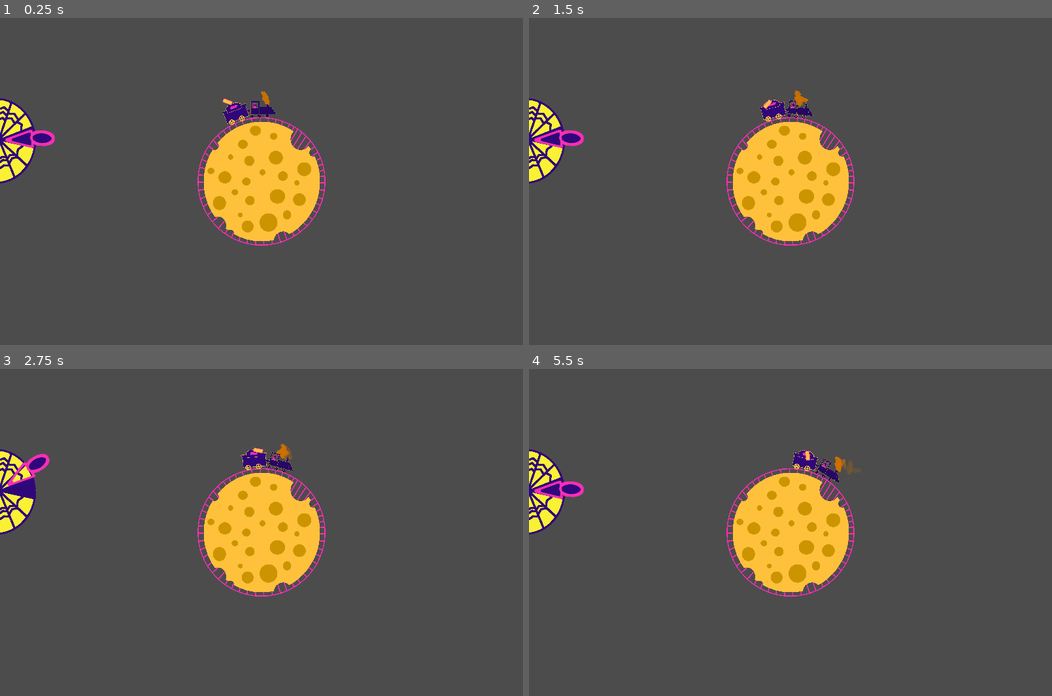
Above: before the commit, frames 1-4 (two rows, left to right).
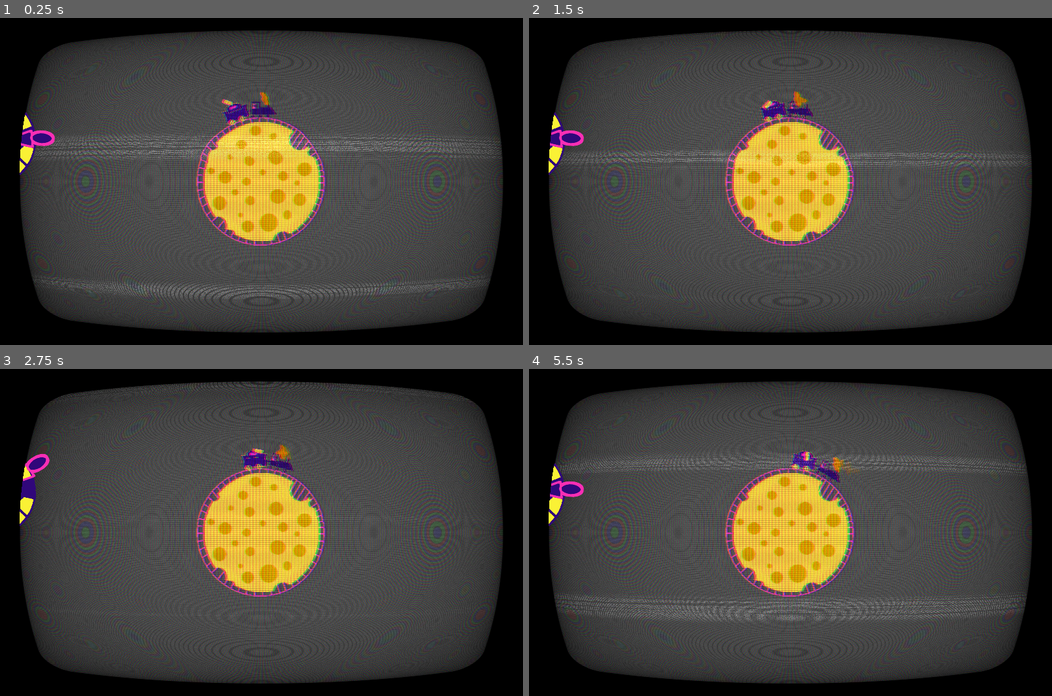
Above: after the commit, the same moments.

Repository: emmdie/MoonGame
Game: Godot game, scene res://scene/Levels/Level.tscn
Two runs of this game, one before a commit and one after it. Both use one fixed random seed, a clock stepped at 60 frames per second and the inputs below. The engine's default icon, where the game draws it, is replaced by a stand-in: a white triangle on a blue panel in a dark square.
Inputs (mouse positions are in pixels of both pictures, inside the frame that each line leads up to):
- Up to frame 1 (0.25 s): no input
- Up to frame 2 (1.5 s): move the mouse to (905, 165) at 0.52 s; hold W (speed_up) 0.53-1.28 s; click (905, 165) at 0.6 s; move the mouse to (685, 197) at 1.27 s; hold Down (speed_down) from 1.28 s (still down); click (685, 197) at 1.35 s
- Up to frame 3 (2.75 s): move the mouse to (313, 460) at 2.02 s; release Down (speed_down) at 2.03 s; hold W (speed_up) from 2.03 s (still down); click (313, 460) at 2.1 s
- Up to frame 4 (5.5 s): move the mouse to (764, 597) at 2.77 s; click (764, 597) at 2.85 s; move the mouse to (947, 581) at 3.52 s; release W (speed_up) at 3.53 s; hold Down (speed_down) from 3.53 s (still down); click (947, 581) at 3.6 s; move the mouse to (633, 483) at 4.27 s; click (633, 483) at 4.35 s; move the mouse to (816, 532) at 5.02 s; click (816, 532) at 5.1 s

The runs differ from the first frame. In frame 1, 52% of the frame differs, in the area x 0-100%, y 0-100%; in frame 2, 50%; in frame 3, 49%; in frame 4, 53%.

Commit message:
added crt shader

Diff:
--- a/scene/Levels/Level.gd
+++ b/scene/Levels/Level.gd
@@ -1,7 +1,6 @@
 extends Node
 
-var moon_health
-var train_health
+var health
 var score
 
 export(PackedScene) var mouse_scene
@@ -16,8 +15,7 @@
 
 #starts a level
 func new_game():
-	moon_health = 1000
-	train_health = 100
+	health = 1000
 	score = 0
 	$MouseTimer.start()
 	#$Train.start($Moon/TrainStartLocation.position)
@@ -47,21 +45,12 @@
 
 
 func _on_Moon_mouse_hit():
-	if moon_health <= 0:
+	if health <= 0:
 		game_over()
-	moon_health -= 10
-	print("HP " + str(moon_health))
+	health -= 10
+	print("HP " + str(health))
 
 
 func _on_TrainControl_TrainCart_weapon_shot_mouse():
 	score += 1
-	update_score()
-
-func update_score():
-	$UI/ScoreLabel.text = str(score)
-
-
-func _on_TrainControl_train_damaged():
-	if (train_health <= 0):
-		game_over()
-	train_health -= 10
+	print("Score " + str(score))
--- a/scene/Levels/Level.tscn
+++ b/scene/Levels/Level.tscn
@@ -8,6 +8,261 @@
 [ext_resource path="res://scene/UI/Lever.tscn" type="PackedScene" id=6]
 [ext_resource path="res://assets/font/SpaceCowboy-6RXg.ttf" type="DynamicFontData" id=7]
 
+[sub_resource type="Shader" id=4]
+code = "/*
+Shader from Godot Shaders - the free shader library.
+godotshaders.com/shader/VHS-and-CRT-monitor-effect
+
+This shader is under CC0 license. Feel free to use, improve and
+change this shader according to your needs and consider sharing
+the modified result to godotshaders.com.
+*/
+
+shader_type canvas_item;
+
+//*** IMPORTANT! ***/
+// - If you are using this shader to affect the node it is applied to set 'overlay' to false (unchecked in the instepctor).
+// - If you are using this shader as an overlay, and want the shader to affect the nodes below in the Scene hierarchy,
+//   set 'overlay' to true (checked in the inspector).
+// On Mac there is potentially a bug causing this to not work properly. If that is the case and you want to use the shader as an overlay
+// change all \"overlay ? SCREEN_TEXTURE : TEXTURE\" to only \"SCREEN_TEXTURE\" on lines 129-140, and \"vec2 uv = overlay ? warp(SCREEN_UV) : warp(UV);\"
+// to \"vec2 uv = warp(SCREEN_UV);\" on line 98.
+uniform bool overlay = false;
+
+uniform float scanlines_opacity : hint_range(0.0, 1.0) = 0.4;
+uniform float scanlines_width : hint_range(0.0, 0.5) = 0.25;
+uniform float grille_opacity : hint_range(0.0, 1.0) = 0.3;
+uniform vec2 resolution = vec2(640.0, 480.0); // Set the number of rows and columns the texture will be divided in. Scanlines and grille will make a square based on these values
+
+uniform bool pixelate = true; // Fill each square (\"pixel\") with a sampled color, creating a pixel look and a more accurate representation of how a CRT monitor would work.
+
+uniform bool roll = true;
+uniform float roll_speed = 8.0; // Positive values are down, negative are up
+uniform float roll_size : hint_range(0.0, 100.0) = 15.0;
+uniform float roll_variation : hint_range(0.1, 5.0) = 1.8; // This valie is not an exact science. You have to play around with the value to find a look you like. How this works is explained in the code below.
+uniform float distort_intensity : hint_range(0.0, 0.2) = 0.05; // The distortion created by the rolling effect.
+
+uniform float noise_opacity : hint_range(0.0, 1.0) = 0.4;
+uniform float noise_speed = 5.0; // There is a movement in the noise pattern that can be hard to see first. This sets the speed of that movement.
+
+uniform float static_noise_intensity : hint_range(0.0, 1.0) = 0.06;
+
+uniform float aberration : hint_range(-1.0, 1.0) = 0.03; // Chromatic aberration, a distortion on each color channel.
+uniform float brightness = 1.4; // When adding scanline gaps and grille the image can get very dark. Brightness tries to compensate for that.
+uniform bool discolor = true; // Add a discolor effect simulating a VHS
+
+uniform float warp_amount :hint_range(0.0, 5.0) = 1.0; // Warp the texture edges simulating the curved glass of a CRT monitor or old TV.
+uniform bool clip_warp = false;
+
+uniform float vignette_intensity = 0.4; // Size of the vignette, how far towards the middle it should go.
+uniform float vignette_opacity : hint_range(0.0, 1.0) = 0.5;
+
+// Used by the noise functin to generate a pseudo random value between 0.0 and 1.0
+vec2 random(vec2 uv){
+    uv = vec2( dot(uv, vec2(127.1,311.7) ),
+               dot(uv, vec2(269.5,183.3) ) );
+    return -1.0 + 2.0 * fract(sin(uv) * 43758.5453123);
+}
+
+// Generate a Perlin noise used by the distortion effects
+float noise(vec2 uv) {
+    vec2 uv_index = floor(uv);
+    vec2 uv_fract = fract(uv);
+
+    vec2 blur = smoothstep(0.0, 1.0, uv_fract);
+
+    return mix( mix( dot( random(uv_index + vec2(0.0,0.0) ), uv_fract - vec2(0.0,0.0) ),
+                     dot( random(uv_index + vec2(1.0,0.0) ), uv_fract - vec2(1.0,0.0) ), blur.x),
+                mix( dot( random(uv_index + vec2(0.0,1.0) ), uv_fract - vec2(0.0,1.0) ),
+                     dot( random(uv_index + vec2(1.0,1.0) ), uv_fract - vec2(1.0,1.0) ), blur.x), blur.y) * 0.5 + 0.5;
+}
+
+// Takes in the UV and warps the edges, creating the spherized effect
+vec2 warp(vec2 uv){
+	vec2 delta = uv - 0.5;
+	float delta2 = dot(delta.xy, delta.xy);
+	float delta4 = delta2 * delta2;
+	float delta_offset = delta4 * warp_amount;
+
+	return uv + delta * delta_offset;
+}
+
+// Adds a black border to hide stretched pixel created by the warp effect
+float border (vec2 uv){
+	float radius = min(warp_amount, 0.08);
+	radius = max(min(min(abs(radius * 2.0), abs(1.0)), abs(1.0)), 1e-5);
+	vec2 abs_uv = abs(uv * 2.0 - 1.0) - vec2(1.0, 1.0) + radius;
+	float dist = length(max(vec2(0.0), abs_uv)) / radius;
+	float square = smoothstep(0.96, 1.0, dist);
+	return clamp(1.0 - square, 0.0, 1.0);
+}
+
+// Adds a vignette shadow to the edges of the image
+float vignette(vec2 uv){
+	uv *= 1.0 - uv.xy;
+	float vignette = uv.x * uv.y * 15.0;
+	return pow(vignette, vignette_intensity * vignette_opacity);
+}
+
+void fragment()
+{
+	vec2 uv = overlay ? warp(SCREEN_UV) : warp(UV); // Warp the uv. uv will be used in most cases instead of UV to keep the warping
+	vec2 text_uv = uv;
+	vec2 roll_uv = vec2(0.0);
+	float time = roll ? TIME : 0.0;
+
+
+	// Pixelate the texture based on the given resolution.
+	if (pixelate)
+	{
+		text_uv = ceil(uv * resolution) / resolution;
+	}
+
+	// Create the rolling effect. We need roll_line a bit later to make the noise effect.
+	// That is why this runs if roll is true OR noise_opacity is over 0.
+	float roll_line = 0.0;
+	if (roll || noise_opacity > 0.0)
+	{
+		// Create the areas/lines where the texture will be distorted.
+		roll_line = smoothstep(0.3, 0.9, sin(uv.y * roll_size - (time * roll_speed) ) );
+		// Create more lines of a different size and apply to the first set of lines. This creates a bit of variation.
+		roll_line *= roll_line * smoothstep(0.3, 0.9, sin(uv.y * roll_size * roll_variation - (time * roll_speed * roll_variation) ) );
+		// Distort the UV where where the lines are
+		roll_uv = vec2(( roll_line * distort_intensity * (1.-UV.x)), 0.0);
+	}
+
+	vec4 text;
+	if (roll)
+	{
+		// If roll is true distort the texture with roll_uv. The texture is split up into RGB to
+		// make some chromatic aberration. We apply the aberration to the red and green channels accorging to the aberration parameter
+		// and intensify it a bit in the roll distortion.
+		text.r = texture(SCREEN_TEXTURE, text_uv + roll_uv * 0.8 + vec2(aberration, 0.0) * .1).r;
+		text.g = texture(SCREEN_TEXTURE, text_uv + roll_uv * 1.2 - vec2(aberration, 0.0) * .1 ).g;
+		text.b = texture(SCREEN_TEXTURE, text_uv + roll_uv).b;
+		text.a = 1.0;
+	}
+	else
+	{
+		// If roll is false only apply the aberration without any distorion. The aberration values are very small so the .1 is only
+		// to make the slider in the Inspector less sensitive.
+		text.r = texture(SCREEN_TEXTURE, text_uv + vec2(aberration, 0.0) * .1).r;
+		text.g = texture(SCREEN_TEXTURE, text_uv - vec2(aberration, 0.0) * .1).g;
+		text.b = texture(SCREEN_TEXTURE, text_uv).b;
+		text.a = 1.0;
+	}
+
+	float r = text.r;
+	float g = text.g;
+	float b = text.b;
+
+	uv = warp(UV);
+
+	// CRT monitors don't have pixels but groups of red, green and blue dots or lines, called grille. We isolate the texture's color channels
+	// and divide it up in 3 offsetted lines to show the red, green and blue colors next to each other, with a small black gap between.
+	if (grille_opacity > 0.0){
+
+		float g_r = smoothstep(0.85, 0.95, abs(sin(uv.x * (resolution.x * 3.14159265))));
+		r = mix(r, r * g_r, grille_opacity);
+
+		float g_g = smoothstep(0.85, 0.95, abs(sin(1.05 + uv.x * (resolution.x * 3.14159265))));
+		g = mix(g, g * g_g, grille_opacity);
+
+		float b_b = smoothstep(0.85, 0.95, abs(sin(2.1 + uv.x * (resolution.x * 3.14159265))));
+		b = mix(b, b * b_b, grille_opacity);
+
+	}
+
+	// Apply the grille to the texture's color channels and apply Brightness. Since the grille and the scanlines (below) make the image very dark you
+	// can compensate by increasing the brightness.
+	text.r = clamp(r * brightness, 0.0, 1.0);
+	text.g = clamp(g * brightness, 0.0, 1.0);
+	text.b = clamp(b * brightness, 0.0, 1.0);
+
+	// Scanlines are the horizontal lines that make up the image on a CRT monitor.
+	// Here we are actual setting the black gap between each line, which I guess is not the right definition of the word, but you get the idea
+	float scanlines = 0.5;
+	if (scanlines_opacity > 0.0)
+	{
+		// Same technique as above, create lines with sine and applying it to the texture. Smoothstep to allow setting the line size.
+		scanlines = smoothstep(scanlines_width, scanlines_width + 0.5, abs(sin(uv.y * (resolution.y * 3.14159265))));
+		text.rgb = mix(text.rgb, text.rgb * vec3(scanlines), scanlines_opacity);
+	}
+
+	// Apply the banded noise.
+	if (noise_opacity > 0.0)
+	{
+		// Generate a noise pattern that is very stretched horizontally, and animate it with noise_speed
+		float noise = smoothstep(0.4, 0.5, noise(uv * vec2(2.0, 200.0) + vec2(10.0, (TIME * (noise_speed))) ) );
+
+		// We use roll_line (set above) to define how big the noise should be vertically (multiplying cuts off all black parts).
+		// We also add in some basic noise with random() to break up the noise pattern above. The noise is sized according to
+		// the resolution value set in the inspector. If you don't like this look you can
+		// change \"ceil(uv * resolution) / resolution\" to only \"uv\" to make it less pixelated. Or multiply resolution with som value
+		// greater than 1.0 to make them smaller.
+		roll_line *= noise * scanlines * clamp(random((ceil(uv * resolution) / resolution) + vec2(TIME * 0.8, 0.0)).x + 0.8, 0.0, 1.0);
+		// Add it to the texture based on noise_opacity
+		text.rgb = clamp(mix(text.rgb, text.rgb + roll_line, noise_opacity), vec3(0.0), vec3(1.0));
+	}
+
+	// Apply static noise by generating it over the whole screen in the same way as above
+	if (static_noise_intensity > 0.0)
+	{
+		text.rgb += clamp(random((ceil(uv * resolution) / resolution) + fract(TIME)).x, 0.0, 1.0) * static_noise_intensity;
+	}
+
+	// Apply a black border to hide imperfections caused by the warping.
+	// Also apply the vignette
+	text.rgb *= border(uv);
+	text.rgb *= vignette(uv);
+	// Hides the black border and make that area transparent. Good if you want to add the the texture on top an image of a TV or monitor.
+	if (clip_warp)
+	{
+		text.a = border(uv);
+	}
+
+	// Apply discoloration to get a VHS look (lower saturation and higher contrast)
+	// You can play with the values below or expose them in the Inspector.
+	float saturation = 0.5;
+	float contrast = 1.2;
+	if (discolor)
+	{
+		// Saturation
+		vec3 greyscale = vec3(text.r + text.g + text.b) / 3.;
+		text.rgb = mix(text.rgb, greyscale, saturation);
+
+		// Contrast
+		float midpoint = pow(0.5, 2.2);
+		text.rgb = (text.rgb - vec3(midpoint)) * contrast + midpoint;
+	}
+
+	COLOR = text;
+}"
+
+[sub_resource type="ShaderMaterial" id=5]
+shader = SubResource( 4 )
+shader_param/overlay = true
+shader_param/scanlines_opacity = 0.2
+shader_param/scanlines_width = 0.15
+shader_param/grille_opacity = 0.3
+shader_param/resolution = Vector2( 2880, 2160 )
+shader_param/pixelate = true
+shader_param/roll = true
+shader_param/roll_speed = 5.0
+shader_param/roll_size = 15.0
+shader_param/roll_variation = 1.8
+shader_param/distort_intensity = 0.005
+shader_param/noise_opacity = 0.2
+shader_param/noise_speed = 3.0
+shader_param/static_noise_intensity = 0.04
+shader_param/aberration = 0.02
+shader_param/brightness = 1.4
+shader_param/discolor = false
+shader_param/warp_amount = 1.735
+shader_param/clip_warp = false
+shader_param/vignette_intensity = 0.4
+shader_param/vignette_opacity = 0.5
+
 [sub_resource type="Curve2D" id=3]
 _data = {
 "points": PoolVector2Array( 0, 0, 0, 0, 234, 324, 0, 0, 0, 0, 313, 149, 0, 0, 0, 0, 432, 18, 0, 0, 0, 0, 641, -83, 0, 0 …(670 unchanged characters)…
@@ -17,18 +272,19 @@
 size = 100
 font_data = ExtResource( 7 )
 
-[node name="Level" type="Node"]
+[node name="Level" type="ColorRect"]
+material = SubResource( 5 )
+anchor_right = 1.0
+anchor_bottom = 1.0
 script = ExtResource( 4 )
-__meta__ = {
-"_edit_horizontal_guides_": [ -2202.0, 3801.0 ],
-"_edit_verticalhttps://github.com/emmdie/MoonGame/pull/26/conflict?name=scene%252FLevels%252FLevel.tscn&ancestor_oid=758bccf50f3c9374a528d7fc965c22bcd2db7019&base_oid=dd76b9fc6dacd89677c758d642df86999311b300&head_oid=2c13847c9e6eed38e86d702ccb47597e7e987f3b_guides_": [ -1768.0, 4292.0 ]
-}
 mouse_scene = ExtResource( 3 )
 
 [node name="GravityField" parent="." instance=ExtResource( 2 )]
+z_index = -1
 
 [node name="Moon" parent="." instance=ExtResource( 1 )]
 position = Vector2( 1280, 800 )
+z_index = -1
 
 [node name="TrainControl" parent="Moon" instance=ExtResource( 5 )]
 
@@ -36,7 +292,7 @@
 curve = SubResource( 3 )
 
 [node name="MouseSpawnLocation" type="PathFollow2D" parent="MousePath"]
-position = Vector2( -553, -767 )
+position = Vector2( 234, 324 )
 rotate = false
 
 [node name="MouseTimer" type="Timer" parent="."]
Not shown: 1 places in scene/Levels/Level.tscn that only renumber resources
